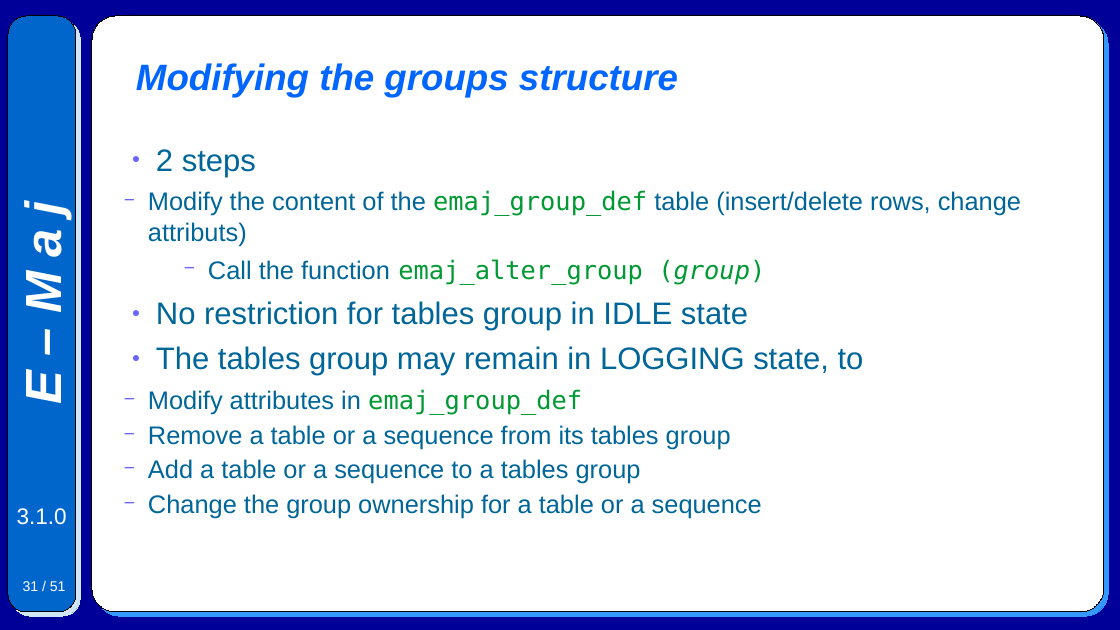
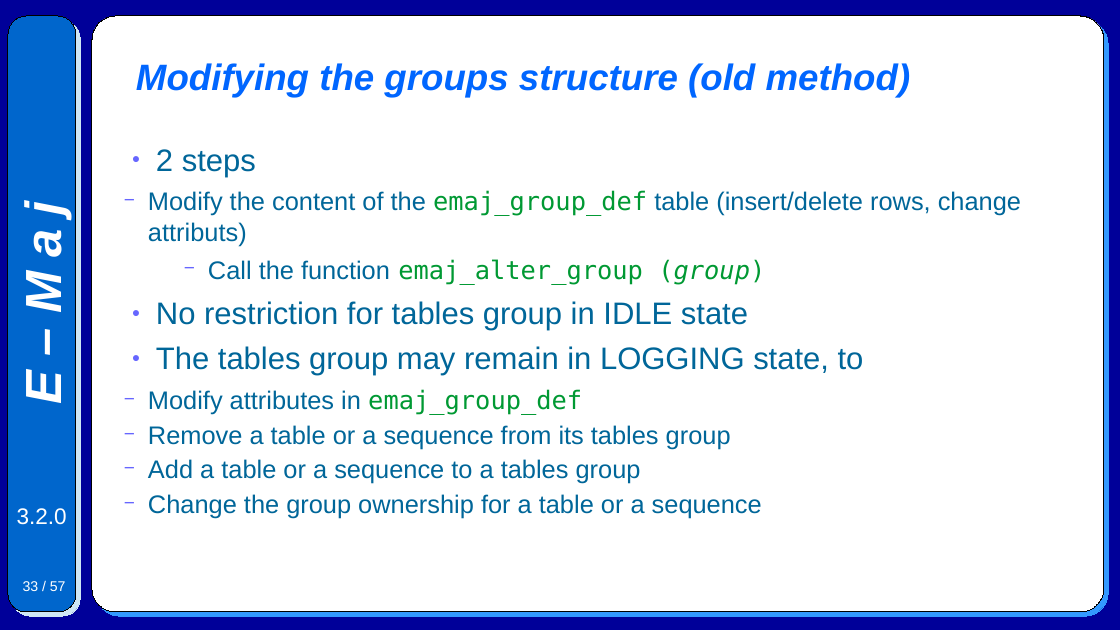
Before and after one commit to beaud76/emaj_doc, a slide deck: slide 33 of Emaj.devel_pres_en.odp (slide 31 before the commit). Drawn at 1120x630 pixels with LibreOffice and Linux fonts; fonts in the diff are those of the drawing. Boxes give left, top, right and bottom in pixels: in the first picture for what was removed or moved away, otherwise in the second. Text is boxed around its words. In the diff, an @@ line names an element or a change of style, - is before the commit and + after.

```diff
--- a/Emaj.devel_pres_en.odp
+++ b/Emaj.devel_pres_en.odp
@@ title at (136, 63, 911, 98): text changed @@
-Modifying the groups structure
+Modifying the groups structure (old method)
@@ text at (17, 508, 67, 525): text changed @@
-3.1.0
+3.2.0
@@ page number at (23, 581, 66, 591): text changed @@
-31 / 51
+33 / 57
```
Also in this commit, not shown: 46 other slides changed, 6 slides added, 6 other files.
